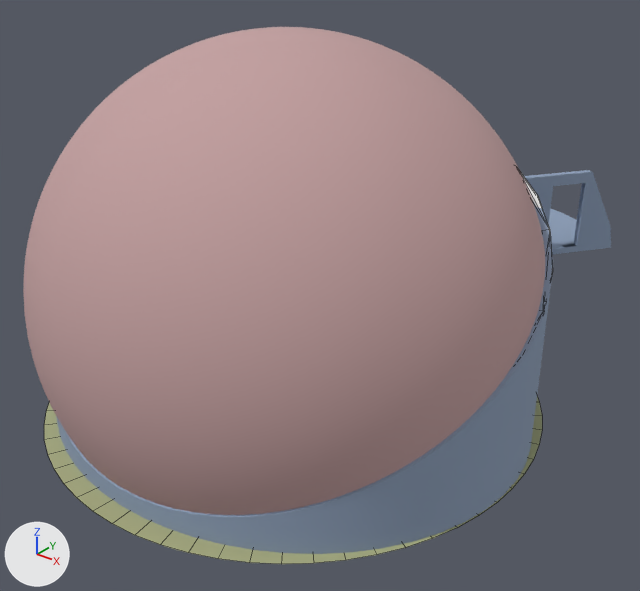
An edit to the glTF model assets/models/wisdome.glb, drawn before and after from the same camera.
One viewpoint serves both versions: a camera (50 mm lens) standing at (15.7, -18.99, 15.14) and looking at (0.59, -0.09, 3.42). The lights are fixed; the arrows at lower left show +X, +Y and +Z. Mesh edges are drawn as thin lines on the coarser meshes. Where no turn or scale is listed for an object, it has been applied to the vertices.

The first picture shows 'Floor', 'LED_Rim', 'Main_Structure', 'Screen'.
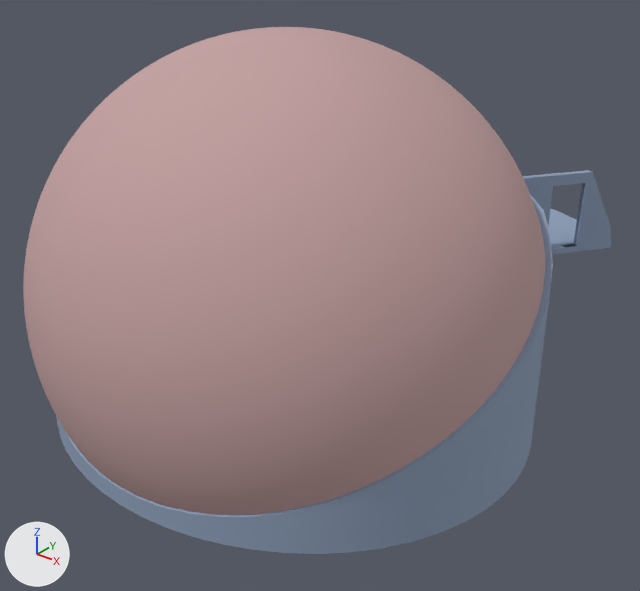
Diff of the bpy script that builds the scene:
```diff
--- a/assets/models/wisdome.glb.py
+++ b/assets/models/wisdome.glb.py
@@ ob_floor @@
-ob_floor = bpy.data.objects.new('Floor', me_mesh_003)
-ob_floor.location = (0.0, -0.64, 0.0)
@@ ob_led_rim @@
-ob_led_rim = bpy.data.objects.new('LED_Rim', me_cylinder)
-ob_led_rim.location = (0.0, -0.65, 4.05)
```

Pixel boxes [x1, y1, x2, y2] of what changed, in the pictures (640 x 591 px):
'Floor', deleted
    before: [44, 397, 542, 564]
'LED_Rim', deleted
    before: [521, 173, 553, 272]
